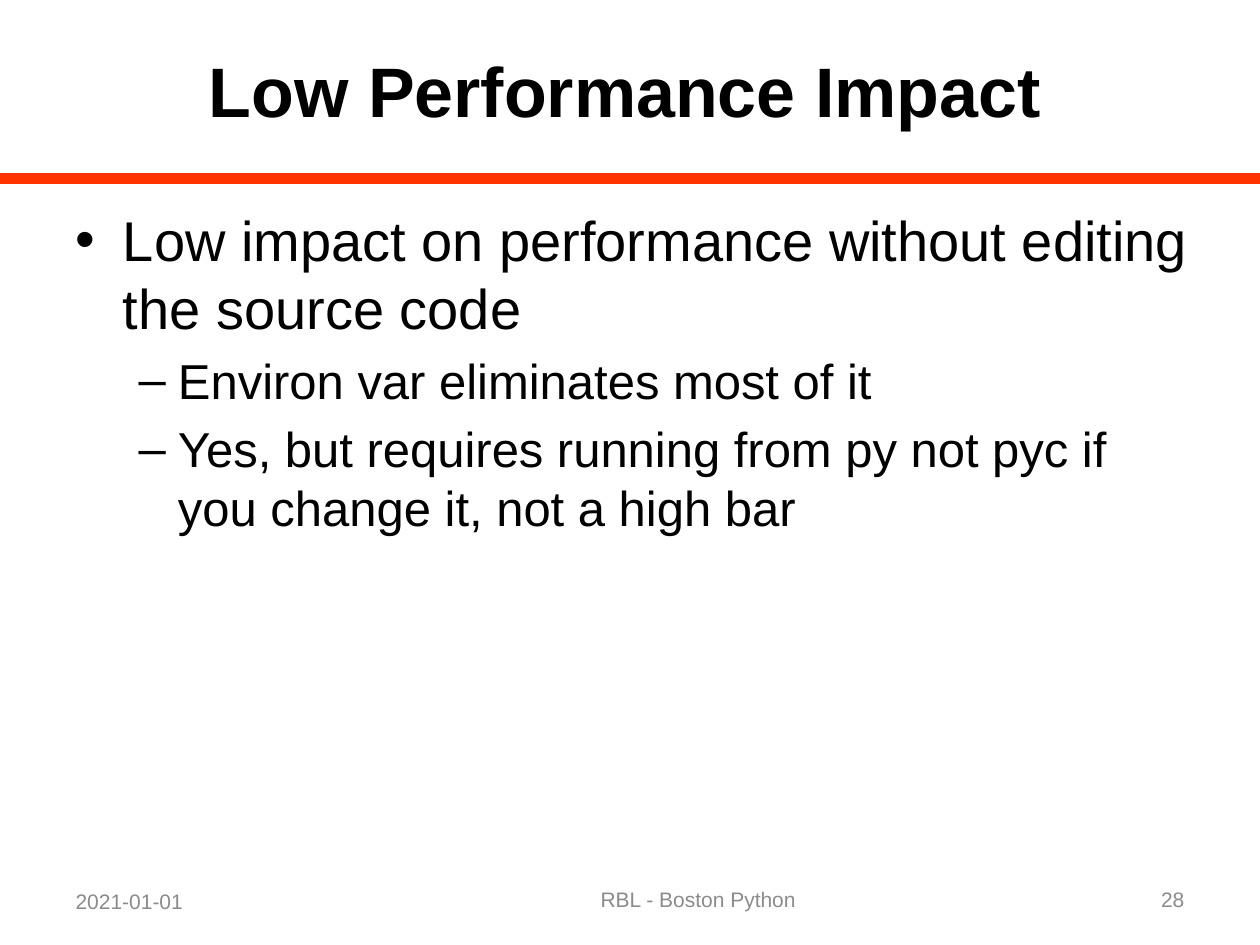
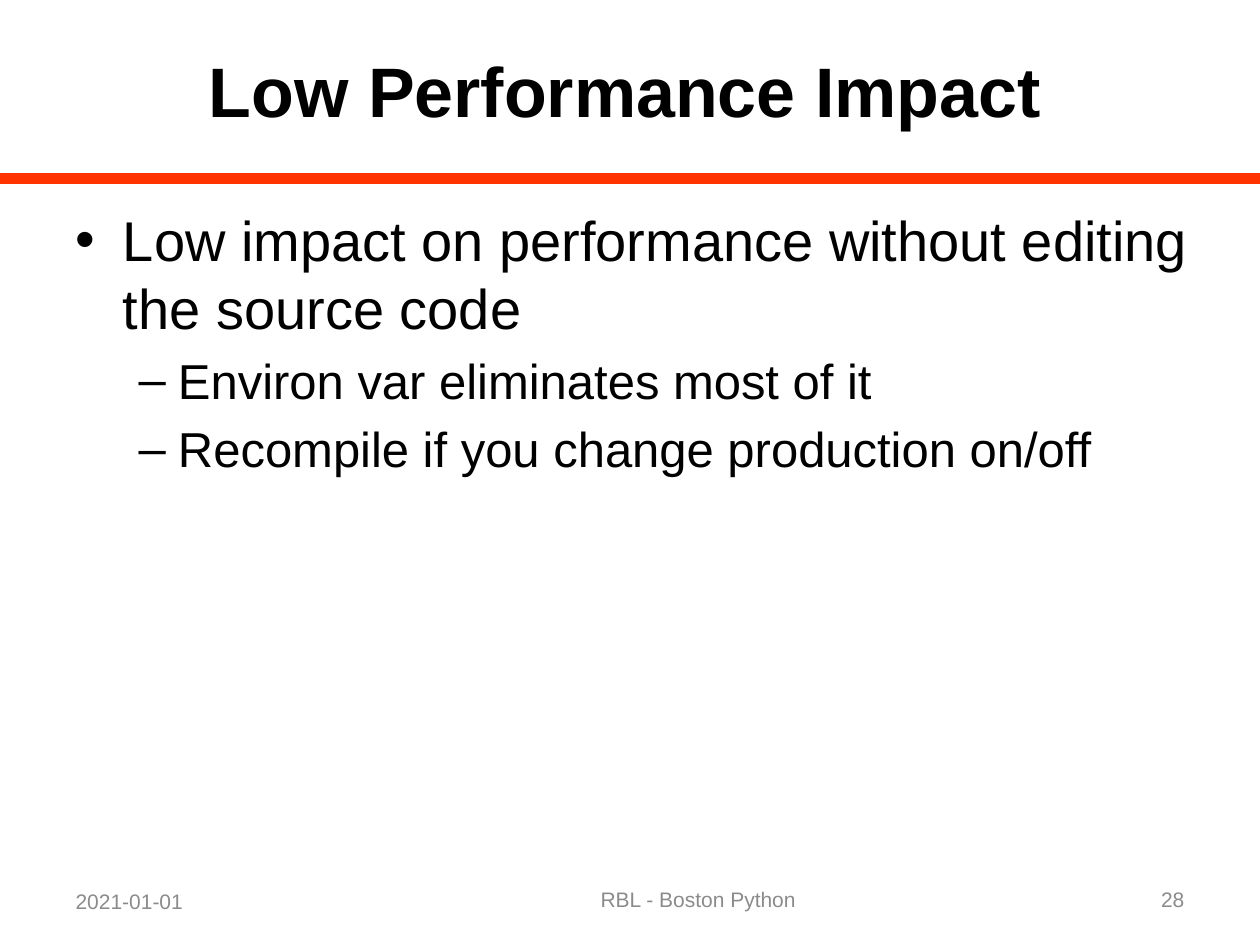
Before and after one commit to rblandau/NewTrace, a slide deck: slide 28 of docs/OfflineDebugging/A Dinosaur and a Python 02.pptx. Drawn at 1260x945 pixels with LibreOffice and Linux fonts; fonts in the diff are those of the drawing. Boxes give left, top, right and bottom in pixels: in the first picture for what was removed or moved away, otherwise in the second. Text is boxed around its words. In the diff, an @@ line names an element or a change of style, - is before the commit and + after.

```diff
--- a/docs/OfflineDebugging/A Dinosaur and a Python 02.pptx
+++ b/docs/OfflineDebugging/A Dinosaur and a Python 02.pptx
@@ text at box(178, 431, 1092, 477): text changed @@
-  – Yes, but requires running from py not pyc if you change it, not a high bar
+  – Recompile if you change production on/off
```
Also in this commit, not shown: 15 other slides changed, 13 slides added, 1 other file.
